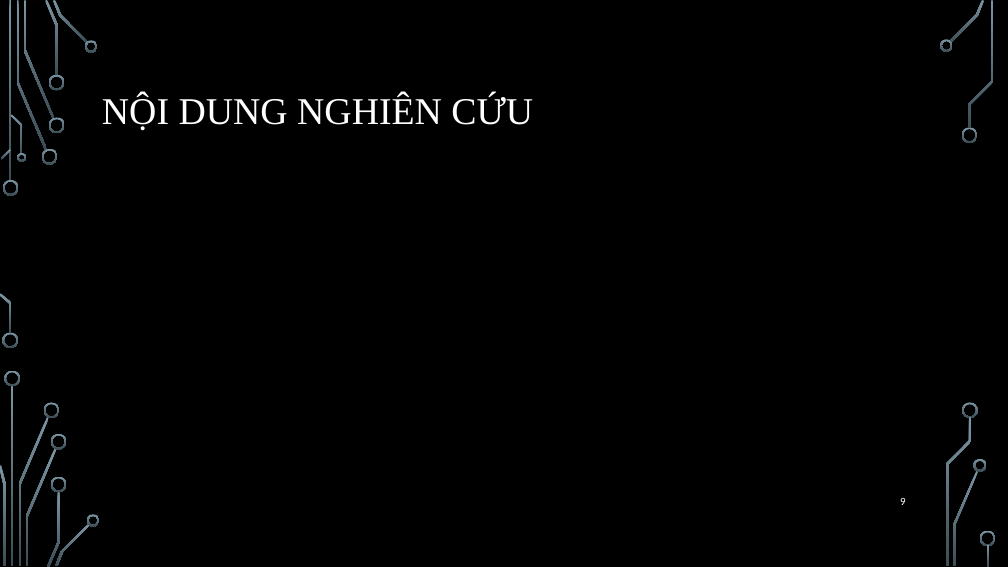
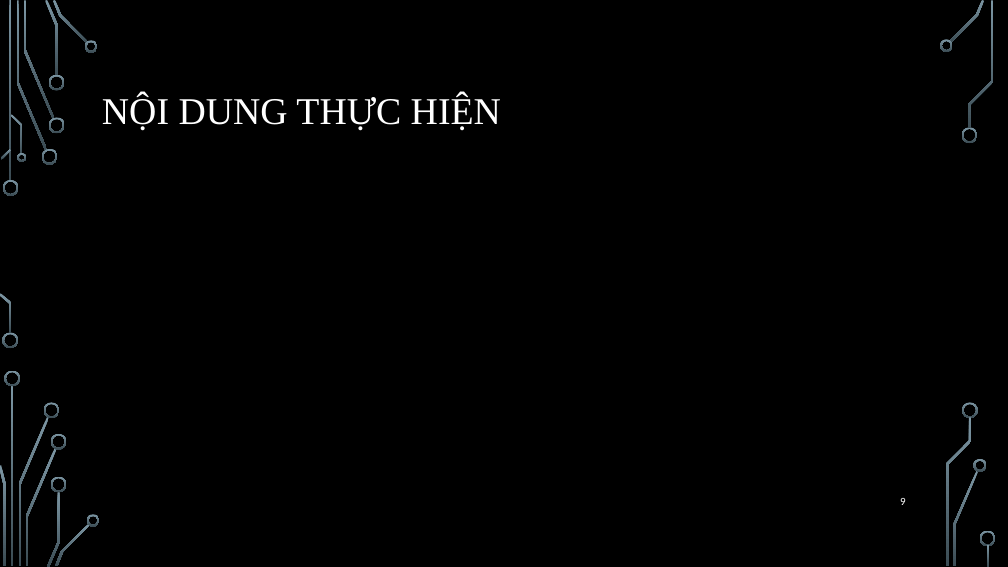
Before and after one commit to khaipham1211/openwrt, a slide deck: slide 9 of BÁO-CÁO-LUẬN-VĂN-TỐT-NGHIỆP(2).pptx. Drawn at 1008x567 pixels with LibreOffice and Linux fonts; fonts in the diff are those of the drawing; background and template pictures are left out. Boxes give left, top, right and bottom in pixels: in the first picture for what was removed or moved away, otherwise in the second. Text is boxed around its words. In the diff, an @@ line names an element or a change of style, - is before the commit and + after.

```diff
--- a/BÁO-CÁO-LUẬN-VĂN-TỐT-NGHIỆP(2).pptx
+++ b/BÁO-CÁO-LUẬN-VĂN-TỐT-NGHIỆP(2).pptx
@@ title at bbox=[102, 95, 501, 131]: text changed @@
-NỘI DUNG NGHIÊN CỨU
+NỘI DUNG THỰC HIỆN
```
Also in this commit, not shown: 1 other slide changed, 1 other file.
